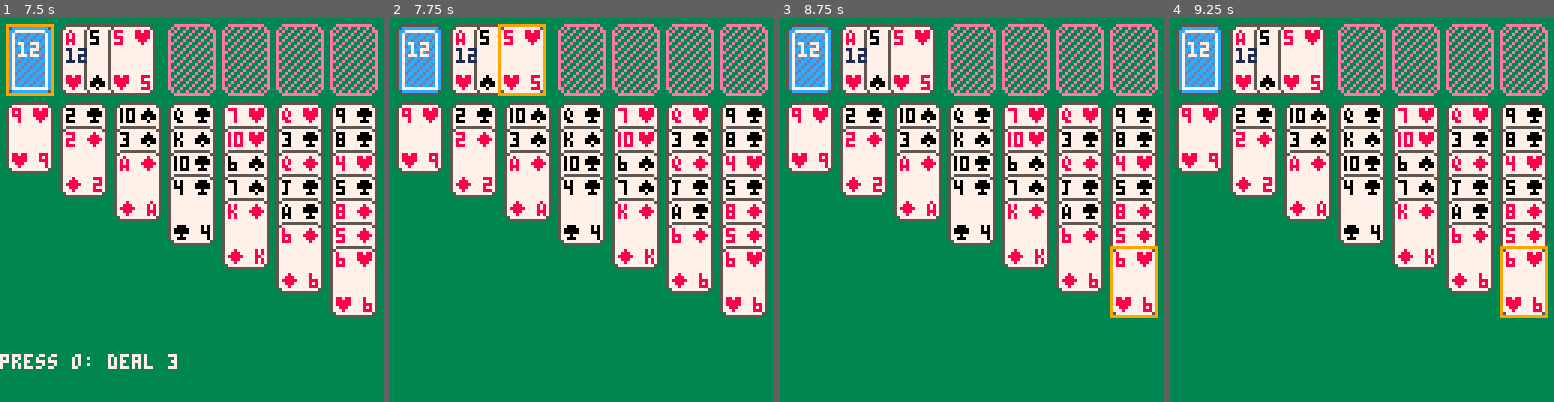
Above: before the commit, frames 1-4 (left to right).
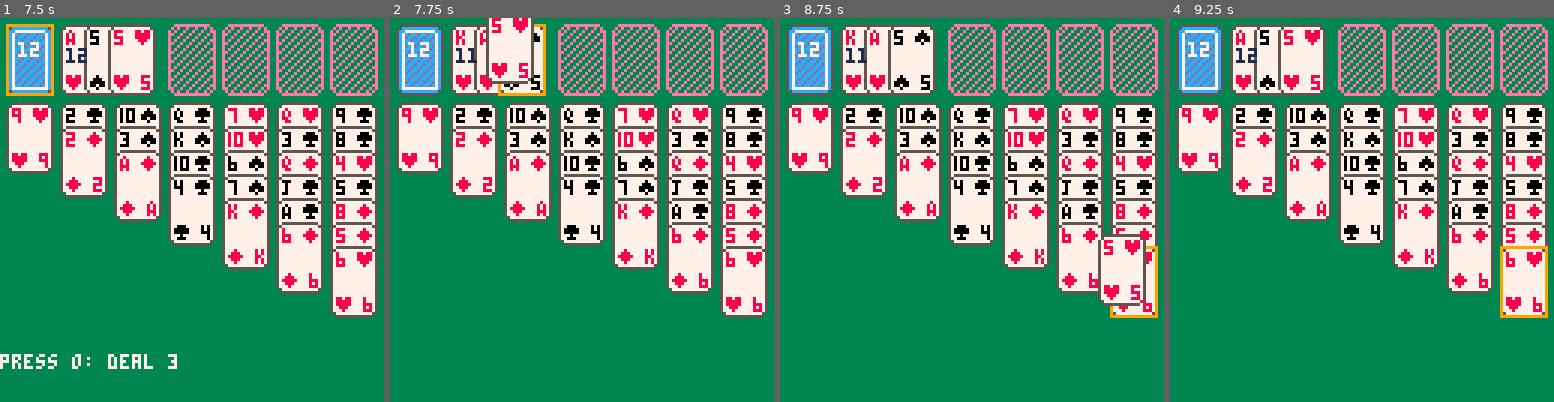
Above: after the commit, the same moments.

Repository: marcus-grant/pico8-kabafuda
Game: PICO-8 cartridge kabafuda.p8
Two runs of this game, one before a commit and one after it. Both use one fixed random seed, a clock stepped at 60 frames per second and the inputs below.
Inputs:
- Up to frame 1 (7.5 s): tap X (X key) at 0.33, 1.07, 1.85, 2.97, 4.08, 5.2, 6.32, 7.43 s; tap O (Z key) at 0.7, 1.7, 2.1, 2.5, 2.9, 3.3, 3.7, 4.1, 4.5, 4.9, 5.3, 5.7, 6.1, 6.5, 6.9, 7.3 s; hold Right 1.6-2.1 s; hold Up 2.15-2.42 s; hold Right 2.47-3.03 s; hold Left 3.08-3.58 s; hold Down 3.63-3.97 s; hold Right 4.02-4.68 s; hold Up 4.73-5.03 s; hold Left 5.08-5.68 s; hold Down 5.73-6.03 s; hold Right 6.08-6.58 s; hold Right 6.63-7.13 s; hold Up 7.18-7.45 s
- Up to frame 2 (7.75 s): hold Right from 7.5 s (still down); tap O (Z key) at 7.7 s
- Up to frame 3 (8.75 s): release Right at 8.07 s; tap O (Z key) at 8.1, 8.5 s; hold Left 8.12-8.62 s; tap X (X key) at 8.55 s; hold Down from 8.67 s (still down)
- Up to frame 4 (9.25 s): tap O (Z key) at 8.9 s; release Down at 9 s; hold Right from 9.05 s (still down)

Frame 1 is identical in both runs. In frame 2, 1.4% of the frame differs, in the area x 17-40%, y 0-19%; in frame 3, 2.0%, in the area x 17-96%, y 3-75%; in frame 4, nothing differs.

Commit message:
Ft: Basic grab/place system for testing
- Add grab_deal_sto() to handle stock grab/deal logic
- Add grab_waste() temp function for testing
- Implement basic grab/place button handler
- Cards return to source when placed (naive)
- Verified grab and placement mechanics work

Diff:
--- a/kabafuda.p8
+++ b/kabafuda.p8
@@ -293,6 +293,46 @@
  --can place on stock position?
  --only when empty and 1 card held
  return #sts.sto == 0 and #held == 1
+end
+
+function can_grab_here()
+ --can grab from current cursor pos?
+ if #held > 0 then
+  return false --already holding
+ end
+
+ if crs.area == "top" then
+  if crs.top_pos == 0 then
+   --stock: can deal or grab single
+   return #sts.sto > 0
+  elseif crs.top_pos == 1 then
+   --waste: can grab top card
+   return #sts.waste > 0
+  else
+   --foundation: can grab top card
+   local fi = crs.top_pos - 1
+   return #sts.fnd[fi] > 0
+  end
+ else
+  --tableau: can grab selected cards
+  local tbl = sts.tbl[crs.tbl_i]
+  return crs.sel_cnt <= #tbl and #tbl > 0
+ end
+end
+
+function grab_deal_sto()
+ if #sts.sto > 1 then
+  deal_sto()
+ else
+  mv_cards(sts.sto, held, 1)
+  held_from = sts.sto
+ end
+end
+
+--DELETEME: temp testing function
+function grab_waste()
+ mv_cards(sts.waste, held, 1)
+ held_from = sts.waste
 end
 -->8
 -- tab2: draw
@@ -491,16 +531,21 @@
 
  -- handle grab/place buttons
  if btnp(4) then -- O button
-  -- special case: stock dealing
-  if crs.area == "top" and
-     crs.top_pos == 0 then
-   if #sts.sto > 1 then
-    deal_sto()
-   elseif #sts.sto == 1 then
-    printh("would grab single card from stock")
-   else
-    printh("would place card on empty stock")
+  if #held == 0 then
+   -- grabbing
+   if crs.area == "top" and crs.top_pos == 0 then
+    grab_deal_sto()
+   elseif crs.area == "top" and crs.top_pos == 1 and #sts.waste > 0 then
+    grab_waste()
    end
+  else
+   -- placing (naive - anywhere)
+   -- just put held cards back for now
+   for i=1,#held do
+    add(held_from, held[i])
+   end
+   held = {}
+   held_from = nil
   end
  elseif btnp(5) then -- X button
   -- stub for now
